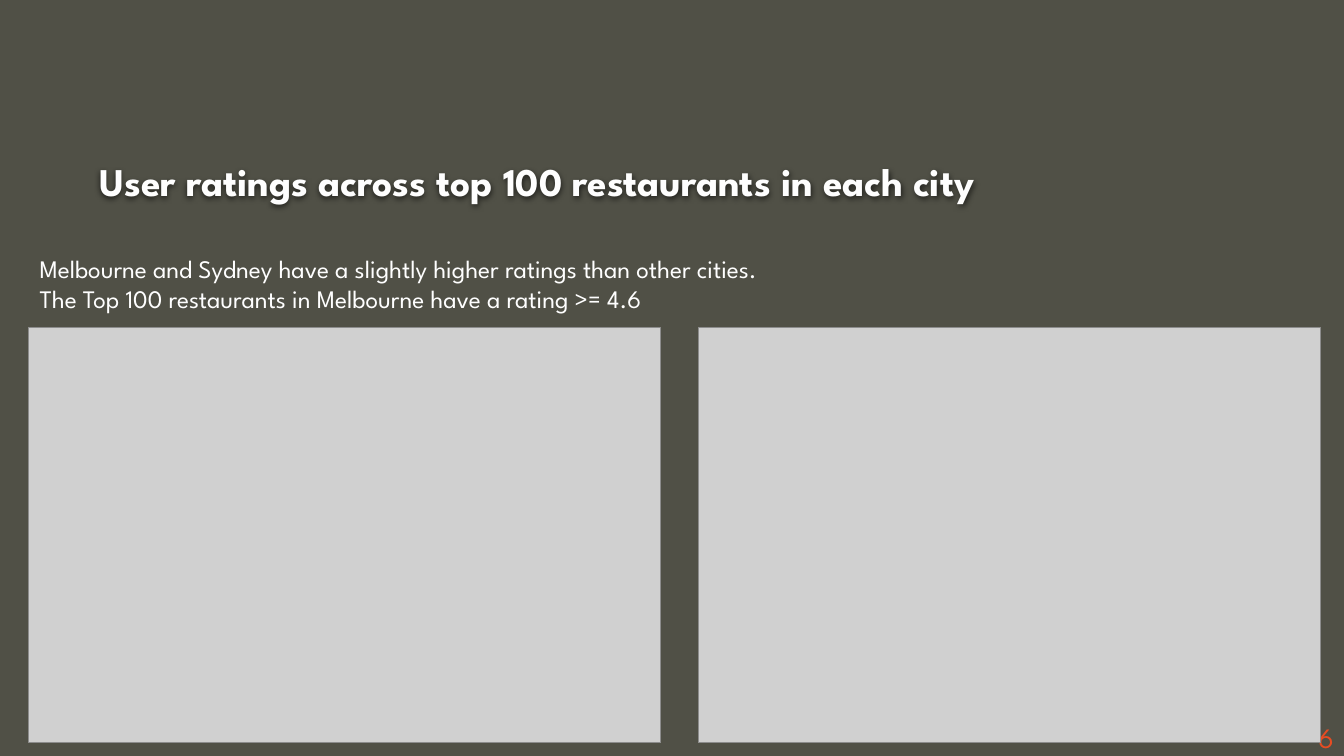
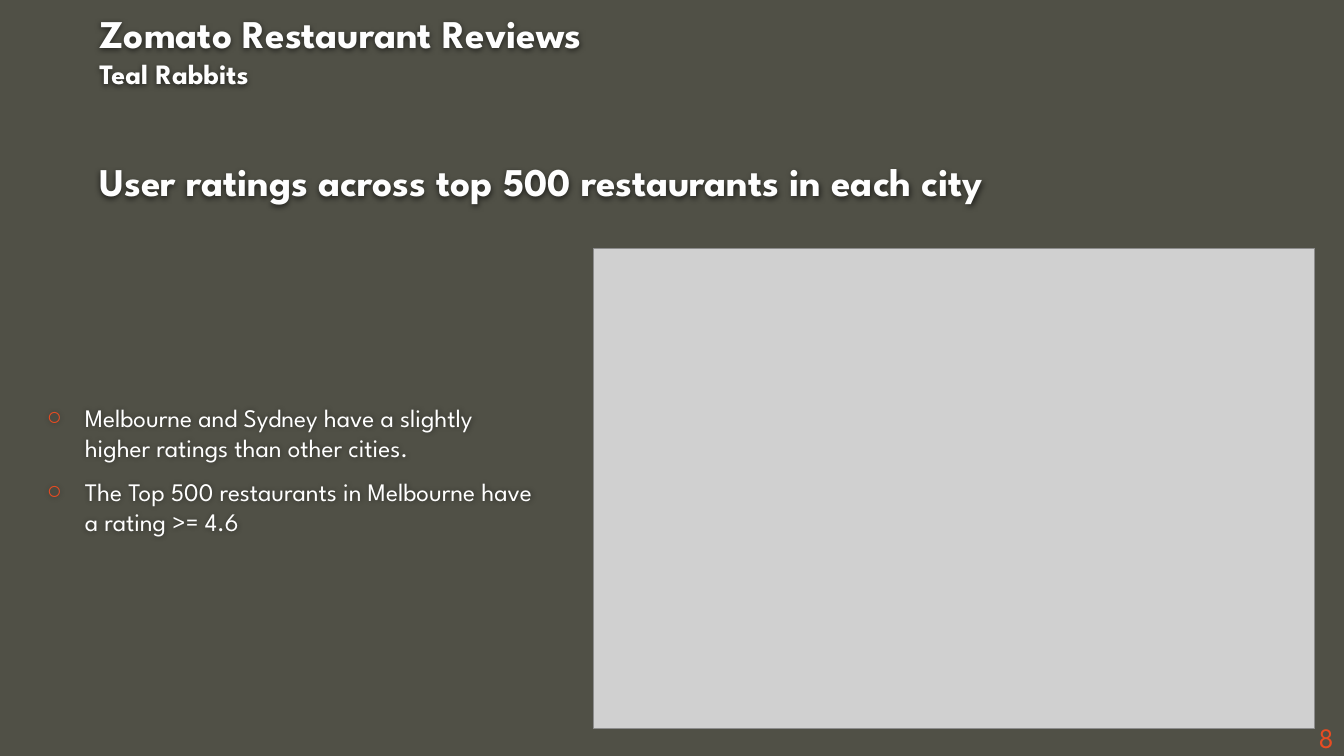
Before and after one commit to ashdrayton/Zomato-Restaurants-Reviews, a slide deck: slide 8 of Babette/Zomato_Presentation _BB.pptx (slide 6 before the commit). Drawn at 1344x756 pixels with LibreOffice and Linux fonts; fonts in the diff are those of the drawing; grey boxes stand for pictures; background and template pictures are left out. Boxes give left, top, right and bottom in pixels: in the first picture for what was removed or moved away, otherwise in the second. Text is boxed around its words. In the diff, an @@ line names an element or a change of style, - is before the commit and + after.

```diff
--- a/Babette/Zomato_Presentation _BB.pptx
+++ b/Babette/Zomato_Presentation _BB.pptx
@@ title at bbox=[99, 22, 983, 205]: text changed @@
-User ratings across top 100 restaurants in each city
+Zomato Restaurant Reviews
+Teal Rabbits
+User ratings across top 500 restaurants in each city
@@ text "Melbourne and Sydney have a ...": place and size @@
-text "Melbourne and Sydney have a ..." at bbox=[40, 260, 757, 314]
+text "Melbourne and Sydney have a ..." at bbox=[85, 409, 531, 537]
@@ text "Melbourne and Sydney have a ..." at bbox=[85, 409, 531, 537]: vertical alignment top to middle @@
@@ picture: place and size @@
-picture at bbox=[699, 328, 1322, 743]
+picture at bbox=[594, 248, 1315, 729]
@@ picture removed at bbox=[28, 328, 660, 743] @@
@@ text at bbox=[85, 409, 472, 463]: bullet none to ○; more space between paragraphs @@
@@ text at bbox=[85, 483, 531, 537]: text changed @@
-The Top 100 restaurants in Melbourne have a rating >= 4.6
+○ The Top 500 restaurants in Melbourne have a rating >= 4.6
@@ page number at bbox=[1319, 729, 1334, 748]: text changed @@
-6
+8
```
Also in this commit, not shown: 3 other slides changed, 2 slides added, 12 other files.
